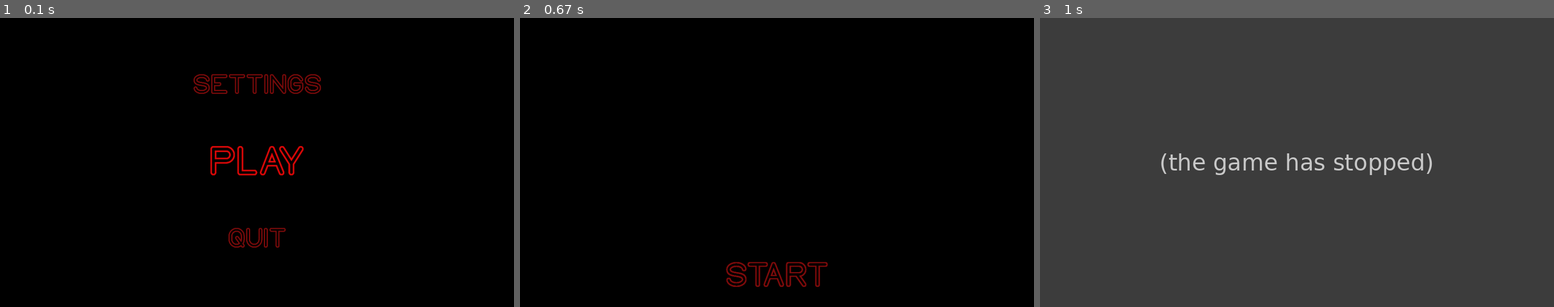
Above: before the commit, frames 1-3 (left to right).
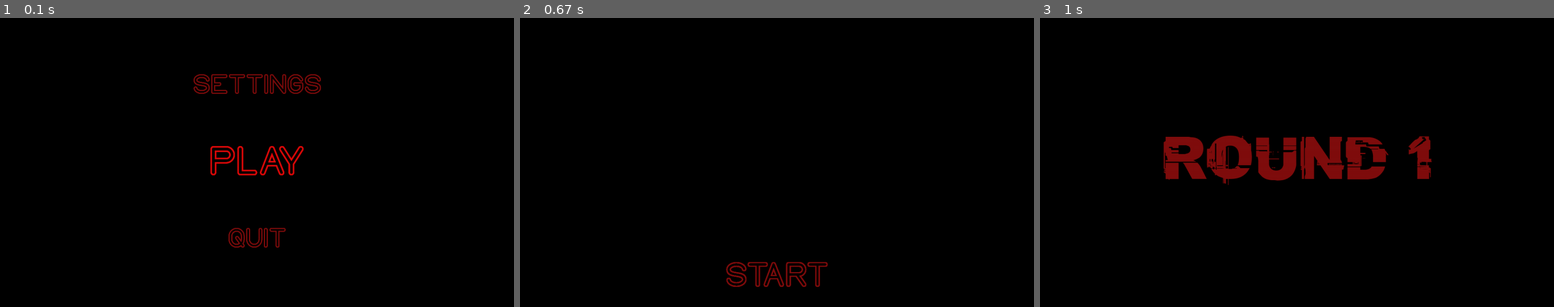
Above: after the commit, the same moments.

Repository: andrebtw/pygamegame
Game: pygame game, started from main.py
Two runs of this game, one before a commit and one after it. Both use one fixed random seed, a clock stepped at 60 frames per second and the inputs below.
Inputs (mouse positions are in pixels of both pictures, inside the frame that each line leads up to):
- Up to frame 1 (0.1 s): no input
- Up to frame 2 (0.67 s): click (777, 162) at 0.38 s
- Up to frame 3 (1 s): click "START" at 0.72 s

Frames 1-2 are identical in both runs. In frame 3, 100% of the frame differs, in the area x 0-100%, y 0-100%.
Before the commit the program exited at 0.8 s; later frames show no game.

Commit message:
Started to make the round start screen?

Diff:
--- a/game.py
+++ b/game.py
@@ -24,6 +24,7 @@
 red2 = (220, 10, 10)
 red1 = (128, 14, 14)
 white = (255, 255, 255)
+black = (0, 0, 0)
 
 if "FALSE" in data[0]:
     fullscreen = False
@@ -478,13 +479,44 @@
             if event.type == pygame.MOUSEBUTTONUP:
                 if start_text_rect.collidepoint(mouse_pos):
                     running = False
-
-        update()
-        main_clock.tick(fps)
+                    main_game()
+
+        update()
+        main_clock.tick(fps)
+
+
+def round_start(round):
+    ###Defining fonts###
+    font_text = pygame.font.Font("files/assets/fonts/CFGlitchCity-Regular.ttf", scale_y(200))
+
+    ###Making the texts
+    round_text = font_text.render(f"ROUND {round}", True, red1)
+
+    ###Defining fonts positions on the screen###
+    start_text_pos = (scale_x(960) - round_text.get_width() // 2, (scale_y(540) - round_text.get_height() // 2))
+
+    # Displaying the text
+    screen.blit(round_text, start_text_pos)
 
 
 def main_game():
-    pass
+    screen.fill(black)
+    update()
+
+    round = 1
+
+    running = True
+
+    round_start(round)
+
+    while running:
+        for event in pygame.event.get():
+            if event.type == QUIT:
+                running = False
+                quit()
+
+        update()
+        main_clock.tick(fps)
 
 
 def game():
@@ -492,5 +524,3 @@
     update()
 
     player_choice()
-
-    main_game()
